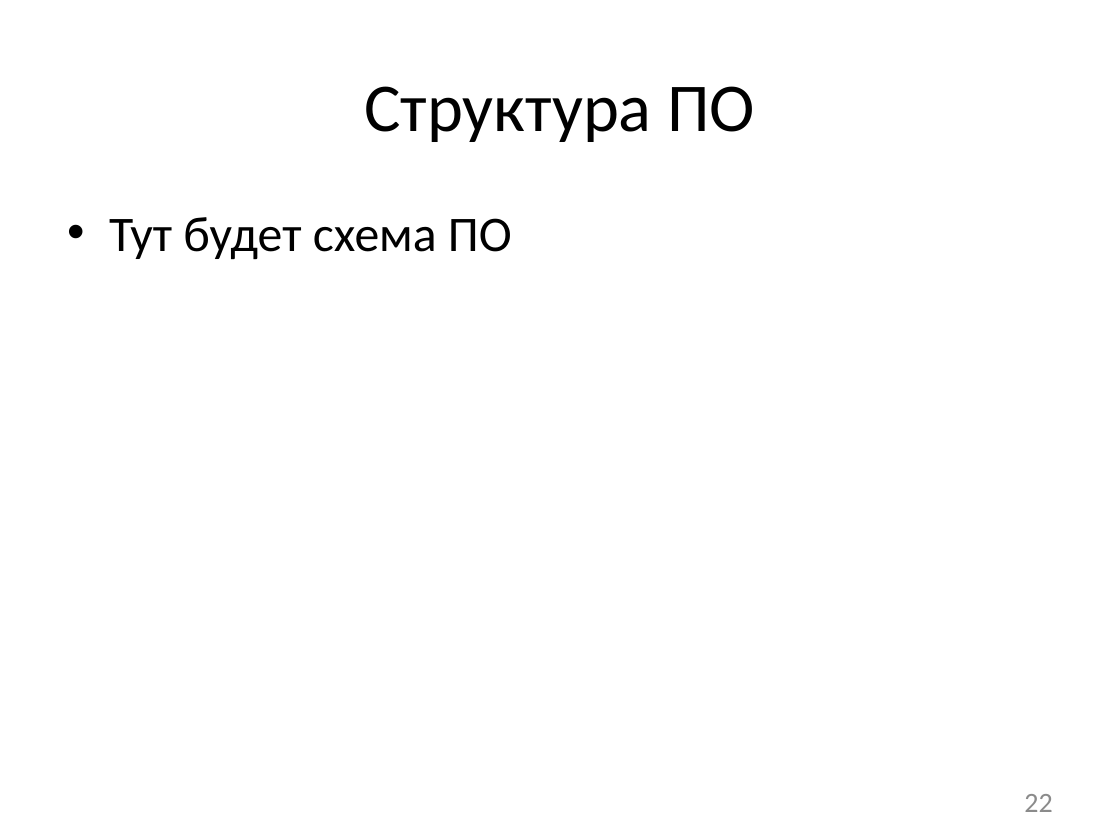
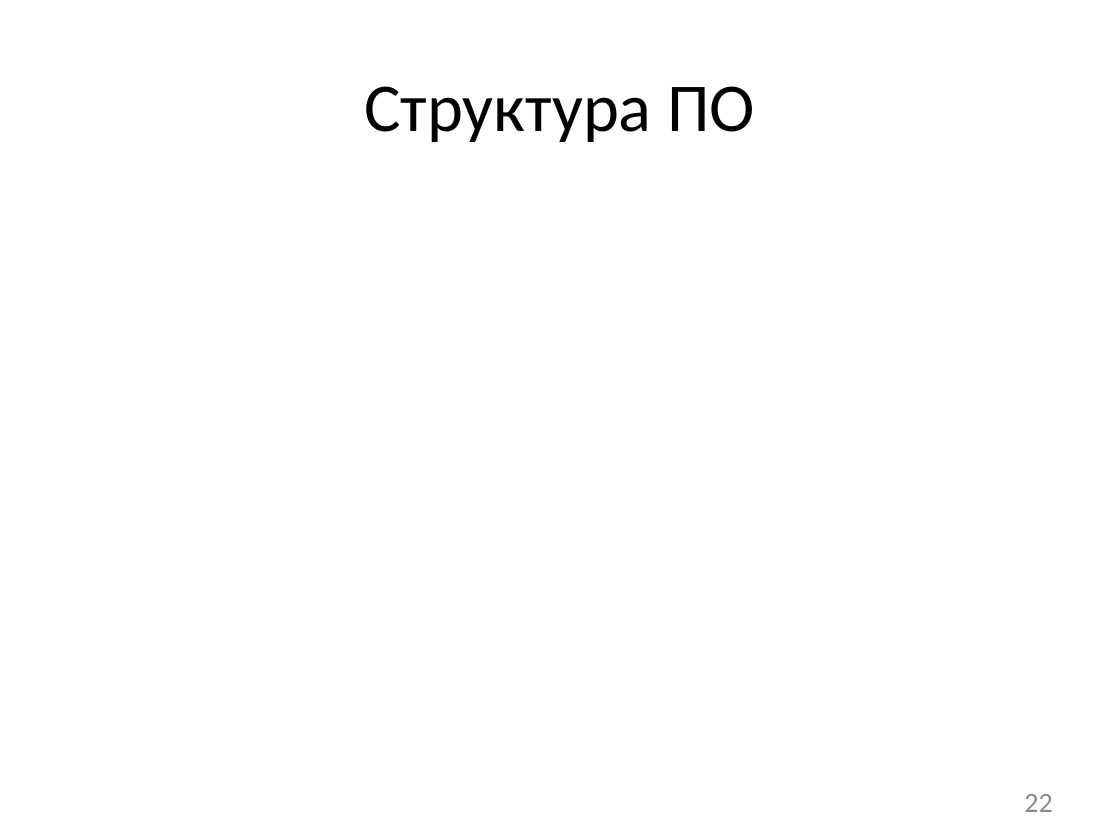
Before and after one commit to afrolovskiy/diplom, a slide deck: slide 22 of presentations/diplom/static race detection.pptx. Drawn at 1120x840 pixels with LibreOffice and Linux fonts; fonts in the diff are those of the drawing. Boxes give left, top, right and bottom in pixels: in the first picture for what was removed or moved away, otherwise in the second. Text is boxed around its words. In the diff, an @@ line names an element or a change of style, - is before the commit and + after.

```diff
--- a/presentations/diplom/static race detection.pptx
+++ b/presentations/diplom/static race detection.pptx
@@ text removed at bbox=[109, 217, 512, 260] @@
-• Тут будет схема ПО
```
Also in this commit, not shown: 2 other slides changed, 4 other files.
